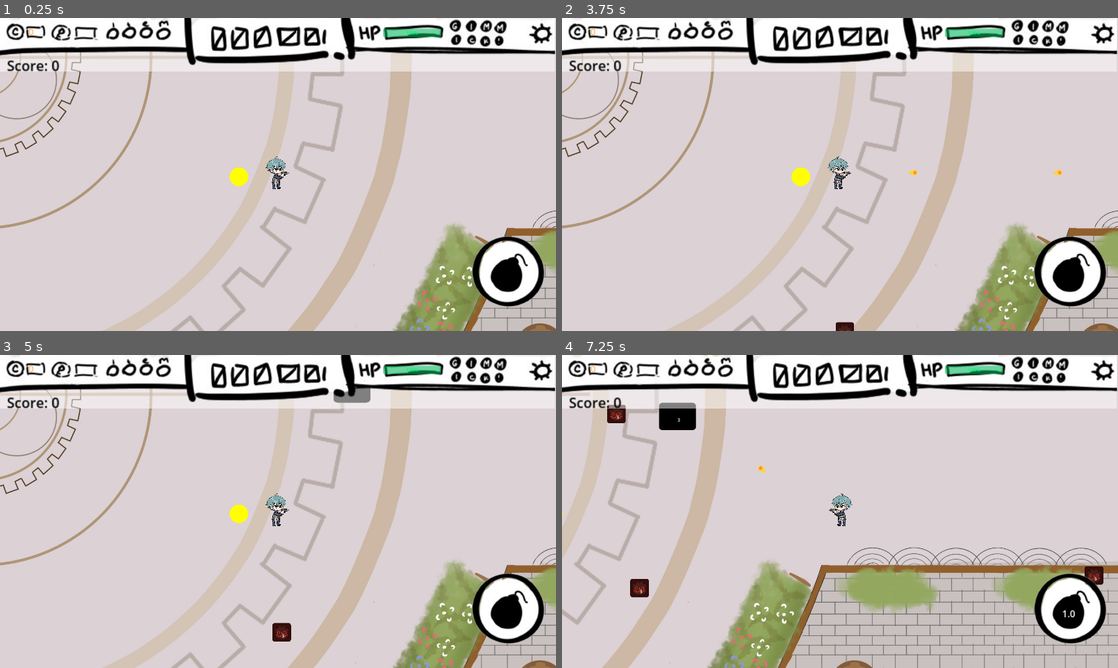
Above: before the commit, frames 1-4 (two rows, left to right).
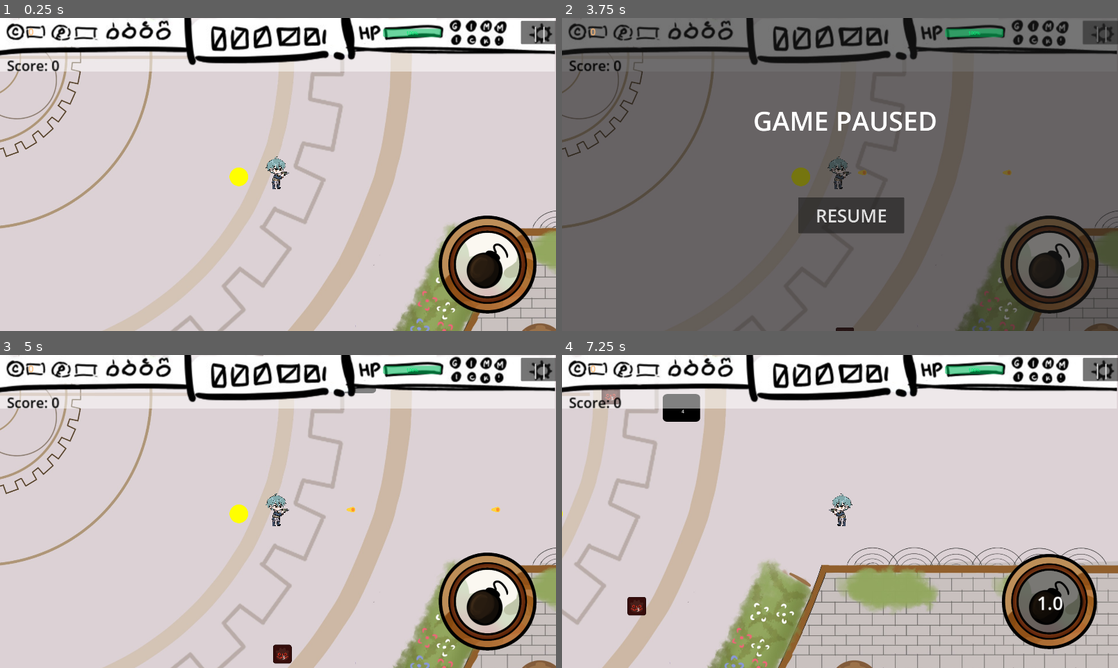
Above: after the commit, the same moments.

Repository: deutandev/survival-shooter
Game: Godot game, scene res://environment/map.tscn
Same seed, same stepped clock (60 frames per second), same inputs: the game is played once before the commit and once after it.
Inputs (mouse positions are in pixels of both pictures, inside the frame that each line leads up to; where the layout moved, square brackets give the same spot in the first picture):
- Up to frame 1 (0.25 s): no input
- Up to frame 2 (3.75 s): click (1051, 265) [1073, 271] at 0.5 s; click (1073, 271) at 1.25 s, where only the run before the commit has a clickable "3.0"; click (1073, 271) at 2 s, where only the run before the commit has a clickable "2.0"; click (1073, 271) at 2.75 s, where only the run before the commit has a clickable "1.0"; click (1101, 33) at 3.5 s, where only the run after the commit has a clickable "||"
- Up to frame 3 (5 s): click (289, 552) at 4.25 s, where only the run after the commit has a clickable "RESUME"
- Up to frame 4 (7.25 s): tap Enter at 5 s; move the mouse to (962, 495) at 5.02 s; hold D (move_right) 5.03-5.75 s; tap E (interact) at 5.1 s; click (962, 495) at 5.17 s; drag from (728, 527) to (851, 508) at 5.77 s; move the mouse to (895, 442) at 6.52 s; hold D (move_right) from 6.53 s (still down); tap Ctrl at 6.6 s

The runs differ from the first frame. In frame 1, 4.7% of the frame differs, in the area x 78-100%, y 0-95%; in frame 2, 96%, in the area x 0-100%, y 0-100%; in frame 3, 5.4%; in frame 4, 6.0%.

Commit message:
Add pause and ult asset

Diff:
--- a/environment/main_menu/mainMenu.tscn
+++ b/environment/main_menu/mainMenu.tscn
@@ -1,7 +1,7 @@
 [gd_scene load_steps=3 format=3 uid="uid://bj2je6nv2vokx"]
 
 [ext_resource type="Texture2D" uid="uid://b1jwnwu05ntcg" path="res://environment/main_menu/MainMenu.jpg" id="1_oynim"]
-[ext_resource type="Script" uid="uid://6wsjpecejnx5" path="res://environment/main_menu/button_manager.gd" id="1_uank7"]
+[ext_resource type="Script" uid="uid://6wsjpecejnx5" path="res://environment/main_menu/main_button_manager.gd" id="1_uank7"]
 
 [node name="MainMenu" type="Node2D"]
 
--- a/environment/map.tscn
+++ b/environment/map.tscn
@@ -7,18 +7,19 @@
 [ext_resource type="Script" uid="uid://wtnvja7gb1yt" path="res://environment/label_manager.gd" id="3_i4838"]
 [ext_resource type="PackedScene" uid="uid://vaqrayj1l0lo" path="res://chunksystem/ChunkNode.tscn" id="3_j41vl"]
 [ext_resource type="Texture2D" uid="uid://sh2xq6hvcrfa" path="res://environment/map_bg/past_new.jpg" id="4_jyqfc"]
-[ext_resource type="Texture2D" uid="uid://b74afqc8gfkyq" path="res://environment/bomb_button.png" id="4_sd800"]
 [ext_resource type="Texture2D" uid="uid://bu3mhxi64llne" path="res://environment/map_bg/envi_2.2.jpg" id="5_a3b41"]
 [ext_resource type="PackedScene" uid="uid://6fjm0d64g61c" path="res://drop_item/coin.tscn" id="5_ml8jp"]
 [ext_resource type="Script" uid="uid://cwv55w6bu3swa" path="res://environment/ult_button.gd" id="5_pvoq3"]
 [ext_resource type="Texture2D" uid="uid://bnapesubuvrch" path="res://environment/gameover_text.png" id="5_vp37v"]
+[ext_resource type="Texture2D" uid="uid://bqm8ydabesbyo" path="res://environment/button_asset/ULTButton_Normal.png" id="7_b0oru"]
 [ext_resource type="PackedScene" uid="uid://dj2625ljimjkr" path="res://pooling/object_pool.tscn" id="7_ji8xv"]
 [ext_resource type="PackedScene" uid="uid://cce0ntpr7nmft" path="res://characters/enemies/mobs/tank.tscn" id="7_sd800"]
+[ext_resource type="Texture2D" uid="uid://b3a7em7gjy5f8" path="res://environment/button_asset/ULTButton_Cooldown.png" id="8_b0oru"]
+[ext_resource type="Texture2D" uid="uid://ddh8jgmk0c3yx" path="res://environment/button_asset/ULTButton_Hovered.png" id="9_jbfok"]
 [ext_resource type="PackedScene" uid="uid://5knwhkryyy4s" path="res://characters/enemies/mobs/vanguard.tscn" id="9_lcdfg"]
+[ext_resource type="PackedScene" uid="uid://nsljdh5bn4td" path="res://environment/pause_menu.tscn" id="10_a3b41"]
 [ext_resource type="Script" uid="uid://b81v8y1eja7r6" path="res://environment/ui_manager.gd" id="13_v5ifb"]
 [ext_resource type="Script" uid="uid://cd8dndsi2dcx1" path="res://chunksystem/chunk_manager.gd" id="15_e8rkj"]
-
-[sub_resource type="CompressedTexture2D" id="CompressedTexture2D_e8rkj"]
 
 [sub_resource type="Curve2D" id="Curve2D_3sytr"]
 _data = {
@@ -36,70 +37,69 @@
 player = NodePath("../Player")
 
 [node name="CanvasLayer" type="CanvasLayer" parent="."]
-layer = -100
 
-[node name="ColorRect" type="ColorRect" parent="CanvasLayer"]
-offset_left = -41.0
-offset_top = -5.0
-offset_right = 2016.0
-offset_bottom = 1097.0
-
-[node name="SketchPast1" type="Sprite2D" parent="CanvasLayer"]
-visible = false
-position = Vector2(960, 541)
-texture = SubResource("CompressedTexture2D_e8rkj")
-
-[node name="CanvasLayer3" type="CanvasLayer" parent="."]
-
-[node name="GamePanel" type="Sprite2D" parent="CanvasLayer3"]
+[node name="GamePanel" type="Sprite2D" parent="CanvasLayer"]
 top_level = true
 light_mask = 512
 visibility_layer = 512
-z_index = 2
 position = Vector2(957, 93)
 texture = ExtResource("2_aacnv")
 
-[node name="UltButton" type="TextureButton" parent="CanvasLayer3" node_paths=PackedStringArray("player")]
-offset_left = 1615.0
-offset_top = 745.0
-offset_right = 1899.0
-offset_bottom = 1014.0
-toggle_mode = true
-button_pressed = true
-texture_normal = ExtResource("4_sd800")
-stretch_mode = 5
+[node name="PauseMenu" parent="CanvasLayer" instance=ExtResource("10_a3b41")]
+z_index = 1
+
+[node name="PauseButton" type="Button" parent="CanvasLayer"]
+offset_left = 1799.0
+offset_top = 10.0
+offset_right = 1928.0
+offset_bottom = 90.0
+theme_override_font_sizes/font_size = 52
+text = "||"
+
+[node name="UltButtonNode" type="Node2D" parent="CanvasLayer" node_paths=PackedStringArray("player")]
 script = ExtResource("5_pvoq3")
 player = NodePath("../../Player")
 
-[node name="cooldown_label" type="Label" parent="CanvasLayer3/UltButton"]
+[node name="UltButton" type="TextureButton" parent="CanvasLayer/UltButtonNode"]
+offset_left = 1512.0
+offset_top = 680.0
+offset_right = 1859.0
+offset_bottom = 1021.0
+texture_normal = ExtResource("7_b0oru")
+texture_pressed = ExtResource("8_b0oru")
+texture_hover = ExtResource("9_jbfok")
+texture_disabled = ExtResource("8_b0oru")
+stretch_mode = 5
+
+[node name="CooldownLabel" type="Label" parent="CanvasLayer/UltButtonNode/UltButton"]
 unique_name_in_owner = true
-layout_mode = 0
-offset_left = 70.0
-offset_top = 124.0
-offset_right = 136.0
-offset_bottom = 149.0
+offset_left = 108.0
+offset_top = 130.0
+offset_right = 174.0
+offset_bottom = 175.0
 scale = Vector2(2, 2)
+theme_override_font_sizes/font_size = 32
 text = "0.0"
 horizontal_alignment = 1
 
-[node name="gameover_panel" type="Node2D" parent="CanvasLayer3"]
+[node name="GameoverPanel" type="Node2D" parent="CanvasLayer"]
 unique_name_in_owner = true
 visible = false
 
-[node name="Panel" type="Panel" parent="CanvasLayer3/gameover_panel"]
+[node name="Panel" type="Panel" parent="CanvasLayer/GameoverPanel"]
 offset_left = -44.0
 offset_top = -29.0
 offset_right = 2029.0
 offset_bottom = 1103.0
 
-[node name="GameoverText" type="Sprite2D" parent="CanvasLayer3/gameover_panel"]
+[node name="GameoverText" type="Sprite2D" parent="CanvasLayer/GameoverPanel"]
 position = Vector2(990, 519.5)
 scale = Vector2(1.48553, 1.5586)
 texture = ExtResource("5_vp37v")
 
-[node name="CanvasLayer2" type="CanvasLayer" parent="."]
+[node name="BarLabelCanvas" type="CanvasLayer" parent="."]
 
-[node name="PlayerHealthBar" type="ProgressBar" parent="CanvasLayer2" node_paths=PackedStringArray("target_node")]
+[node name="PlayerHealthBar" type="ProgressBar" parent="BarLabelCanvas" node_paths=PackedStringArray("target_node")]
 modulate = Color(0, 1, 0.486275, 1)
 top_level = true
 light_mask = 512
@@ -113,10 +113,10 @@
 script = ExtResource("2_ml8jp")
 target_node = NodePath("../../Player")
 
-[node name="LabelCode" type="Node2D" parent="CanvasLayer2"]
+[node name="LabelCode" type="Node2D" parent="BarLabelCanvas"]
 script = ExtResource("3_i4838")
 
-[node name="CoinTotal" type="Label" parent="CanvasLayer2/LabelCode"]
+[node name="CoinTotal" type="Label" parent="BarLabelCanvas/LabelCode"]
 unique_name_in_owner = true
 modulate = Color(1, 0.717647, 0.443137, 1)
 offset_left = 98.0
@@ -126,7 +126,7 @@
 scale = Vector2(2, 2)
 text = "00"
 
-[node name="ScoreTotal" type="Label" parent="CanvasLayer2/LabelCode"]
+[node name="ScoreTotal" type="Label" parent="BarLabelCanvas/LabelCode"]
 unique_name_in_owner = true
 modulate = Color(0, 0, 0, 1)
 offset_left = 24.0
@@ -167,5 +167,6 @@
 script = ExtResource("13_v5ifb")
 player = NodePath("../Player")
 
-[connection signal="pressed" from="CanvasLayer3/UltButton" to="CanvasLayer3/UltButton" method="_on_pressed"]
+[connection signal="pressed" from="CanvasLayer/PauseButton" to="CanvasLayer/PauseMenu" method="_on_pause_button_pressed"]
+[connection signal="pressed" from="CanvasLayer/UltButtonNode/UltButton" to="CanvasLayer/UltButtonNode" method="_on_ult_button_pressed"]
 [connection signal="timeout" from="MobSpawnTimer" to="." method="_on_spawn_timer_timeout"]
--- /dev/null
+++ b/environment/pause_menu.gd
@@ -0,0 +1,30 @@
+extends Control
+
+@onready var pause_panel := $PausePanel
+
+func _ready():
+	resume()
+
+func _process(_delta: float) -> void:
+	isPressedEsc()
+
+func resume():
+	get_tree().paused = false
+	pause_panel.visible = false
+
+func pause():
+	get_tree().paused = true
+	pause_panel.visible = true
+
+func isPressedEsc():
+	if Input.is_action_just_pressed("escape") and !get_tree().paused:
+		pause()
+	elif Input.is_action_just_pressed("escape") and get_tree().paused:
+		resume()
+
+func _on_resume_button_pressed() -> void:
+	resume()
+
+
+func _on_pause_button_pressed() -> void:
+	pause()
--- /dev/null
+++ b/environment/pause_menu.tscn
@@ -0,0 +1,42 @@
+[gd_scene load_steps=2 format=3 uid="uid://nsljdh5bn4td"]
+
+[ext_resource type="Script" uid="uid://dec00qvy2byyr" path="res://environment/pause_menu.gd" id="1_mc6lp"]
+
+[node name="PauseMenu" type="Control"]
+process_mode = 3
+layout_mode = 3
+anchors_preset = 15
+anchor_right = 1.0
+anchor_bottom = 1.0
+grow_horizontal = 2
+grow_vertical = 2
+script = ExtResource("1_mc6lp")
+
+[node name="PausePanel" type="Panel" parent="."]
+layout_mode = 0
+offset_left = -53.0
+offset_top = -50.0
+offset_right = 1999.0
+offset_bottom = 1167.0
+
+[node name="Label" type="Label" parent="PausePanel"]
+layout_mode = 0
+offset_left = 713.0
+offset_top = 320.0
+offset_right = 1349.0
+offset_bottom = 487.0
+theme_override_font_sizes/font_size = 91
+text = "GAME PAUSED"
+horizontal_alignment = 1
+vertical_alignment = 1
+
+[node name="ResumeButton" type="Button" parent="PausePanel"]
+layout_mode = 0
+offset_left = 869.0
+offset_top = 669.0
+offset_right = 1235.0
+offset_bottom = 793.0
+theme_override_font_sizes/font_size = 62
+text = "RESUME"
+
+[connection signal="pressed" from="PausePanel/ResumeButton" to="." method="_on_resume_button_pressed"]
--- a/environment/ui_manager.gd
+++ b/environment/ui_manager.gd
@@ -1,7 +1,8 @@
 extends Node2D
 
-@onready var gameover_panel = %gameover_panel
+@onready var gameover_panel = %GameoverPanel
 @export var player : CharacterBody2D
+const MAIN_MENU_PATH := "res://environment/main_menu/mainMenu.tscn"
 
 func _ready():
 	gameover_panel.visible = false
@@ -16,4 +17,4 @@
 func _return_to_main_menu():
 	await get_tree().create_timer(3.0, true).timeout
 	get_tree().paused = false
-	get_tree().change_scene_to_file("res://environment/main_menu/mainMenu.tscn")
+	get_tree().change_scene_to_file(MAIN_MENU_PATH)
--- a/environment/ult_button.gd
+++ b/environment/ult_button.gd
@@ -1,8 +1,9 @@
-extends TextureButton
+extends Node2D
 class_name UltButton
 
 @export var player: CharacterBody2D
-@onready var cooldown_label = $cooldown_label
+@onready var cooldown_label = %CooldownLabel
+@onready var ult_button = $UltButton
 var time_left := 0.0
 var active := false
 
@@ -20,6 +21,7 @@
 			_end_cooldown()
 
 func _start_cooldown(duration: float):
+	ult_button.disabled = true
 	time_left = duration
 	active = true
 	cooldown_label.visible = true
@@ -29,6 +31,7 @@
 	active = false
 	cooldown_label.text = ""
 	cooldown_label.visible = false
+	ult_button.disabled = false
 
-func _on_pressed() -> void:
+func _on_ult_button_pressed() -> void:
 	player.use_skill()
--- a/project.godot
+++ b/project.godot
@@ -94,6 +94,11 @@
 , Object(InputEventKey,"resource_local_to_scene":false,"resource_name":"","device":-1,"window_id":0,"alt_pressed":false …(182 unchanged characters)…
 ]
 }
+escape={
+"deadzone": 0.2,
+"events": [Object(InputEventKey,"resource_local_to_scene":false,"resource_name":"","device":0,"window_id":0,"alt_pressed":false,"shift_pressed":false,"ctrl_pressed":false,"meta_pressed":false,"pressed":false,"keycode":0,"physical_keycode":4194305,"key_label":0,"unicode":0,"location":0,"echo":false,"script":null)
+]
+}
 
 [layer_names]
 
Binary file added: environment/button_asset/ULTButton_Cooldown.png
Not shown, added: environment/button_asset/ULTButton_Cooldown.png.import
Binary file added: environment/button_asset/ULTButton_Hovered.png
Not shown, added: environment/button_asset/ULTButton_Hovered.png.import
Binary file added: environment/button_asset/ULTButton_Normal.png
Not shown, added: environment/button_asset/ULTButton_Normal.png.import
Renamed: environment/main_menu/button_manager.gd -> environment/main_menu/main_button_manager.gd
Renamed: environment/main_menu/button_manager.gd.uid -> environment/main_menu/main_button_manager.gd.uid
Not shown: 1 places in environment/map.tscn that only renumber resources
Not shown, added: environment/pause_menu.gd.uid
